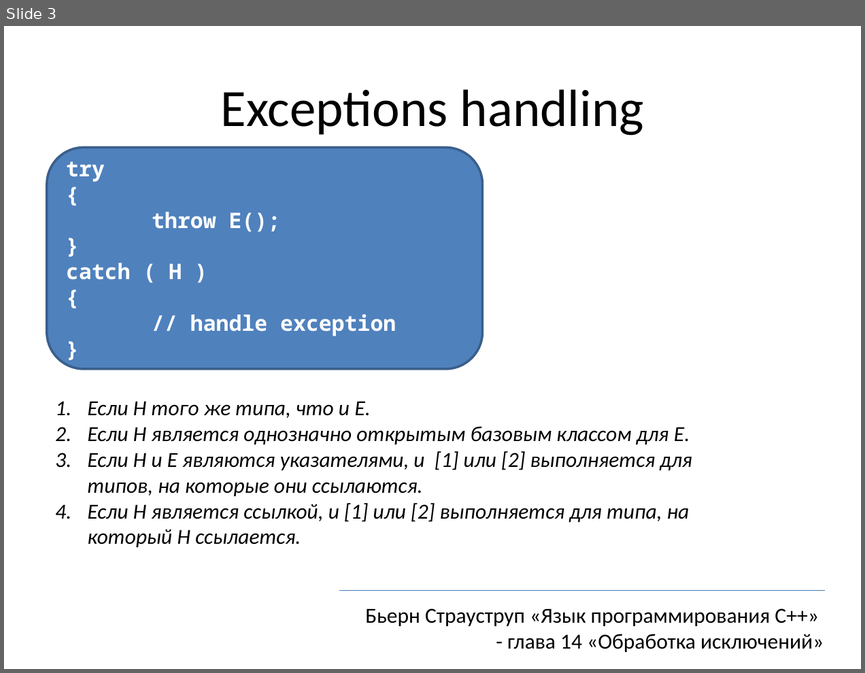
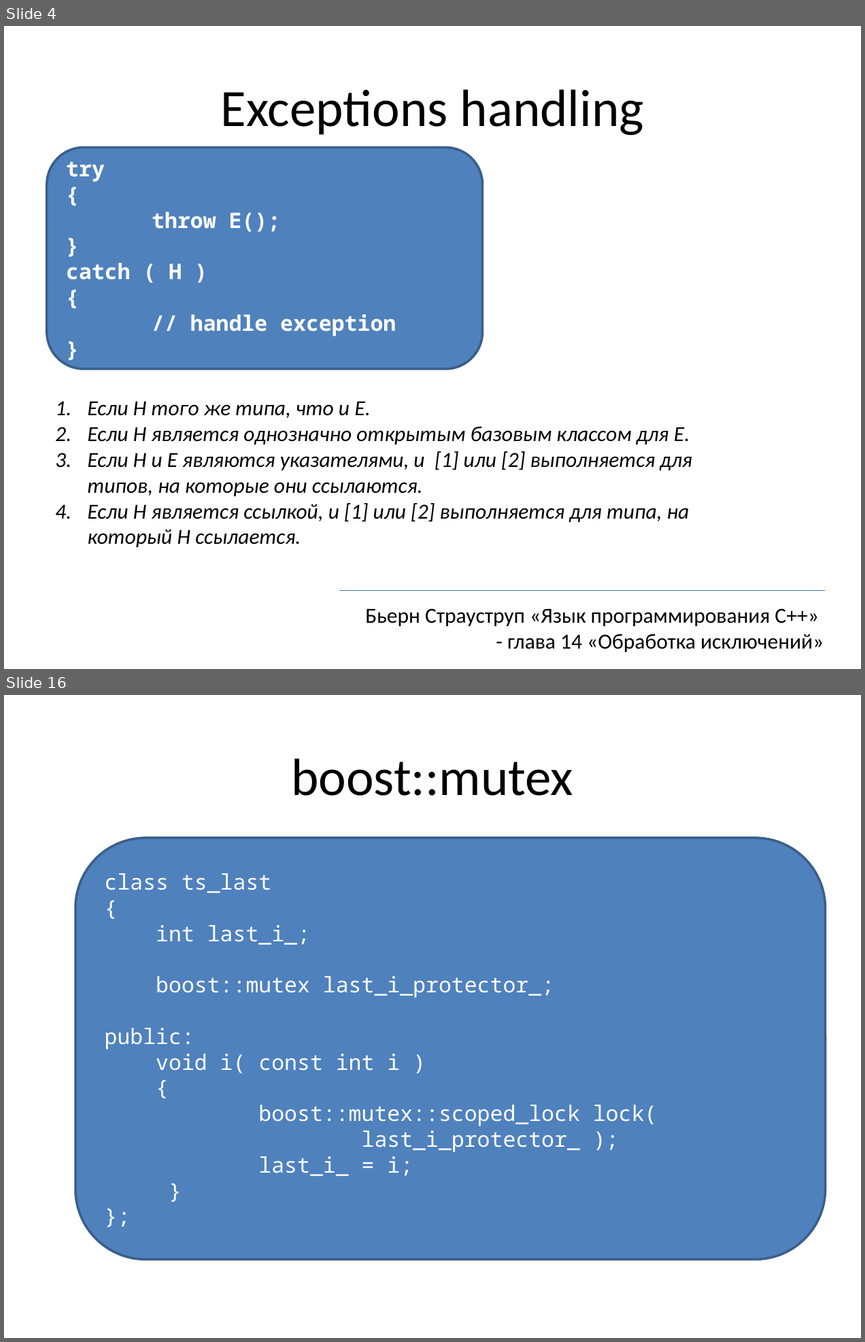
Before and after one commit to tscherkas/cpp_craft_1013, a slide deck: lections/cpp_craft_lec_3_pre.pptx. Shown one above the other, each under a label of ours: slide 3 before the commit, slides 4 and 16 after it; the slides between them are not shown. The pictures are 865x673 and 865x1342 pixels, drawn with LibreOffice and Linux fonts; fonts in the diff are those of the drawing. Boxes give left, top, right and bottom in pixels: in the first picture for what was removed or moved away, otherwise in the second. Text is boxed around its words. In the diff, an @@ line names an element or a change of style, - is before the commit and + after.

```diff
--- a/lections/cpp_craft_lec_3_pre.pptx
+++ b/lections/cpp_craft_lec_3_pre.pptx
@@ slide 16 added at (4, 695, 861, 1338), background #FFFFFF @@
@@ title added at (291, 758, 573, 796), 44 pt, text #000000 @@
+boost::mutex
@@ rounded rectangle added at (75, 838, 825, 1259), fill #4F81BD, outline #3A5F8C 2 pt, 18 pt, text #FFFFFF @@
+class ts_last
+{
+int last_i_;
+boost::mutex last_i_protector_;
+public:
+void i( const int i )
+{
+boost::mutex::scoped_lock lock(
+last_i_protector_ );
+last_i_ = i;
+}
+};
@@ what was slide 3 is now slide 4 @@
```
Also in this commit, not shown: 2 slides changed, 13 other slides added, 1 slide removed, 15 other files.
